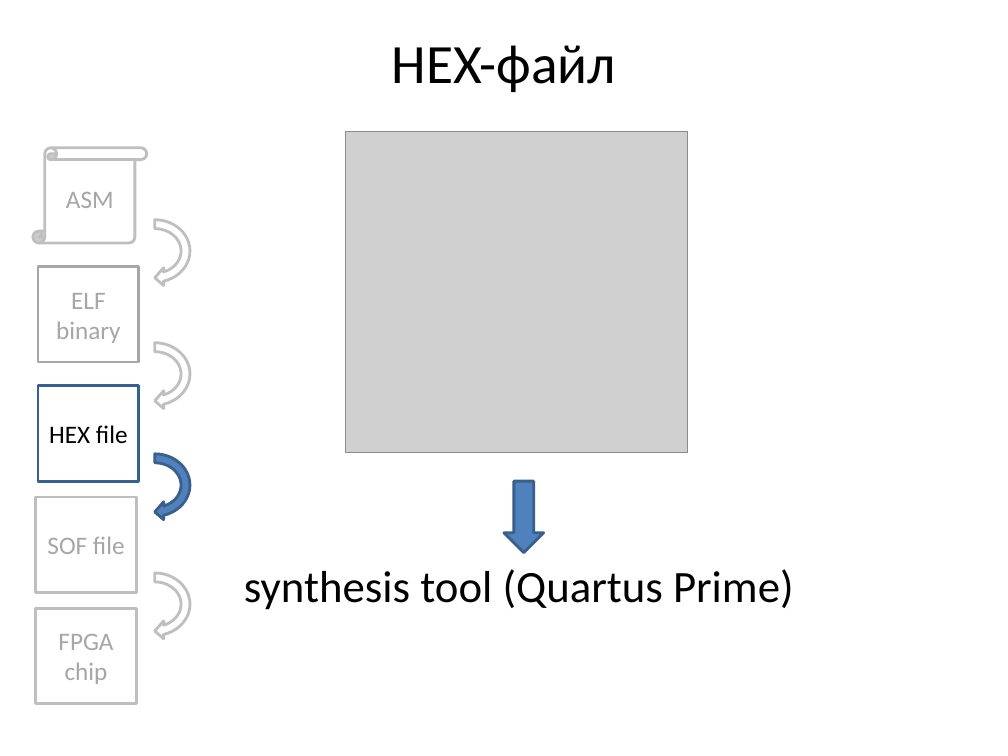
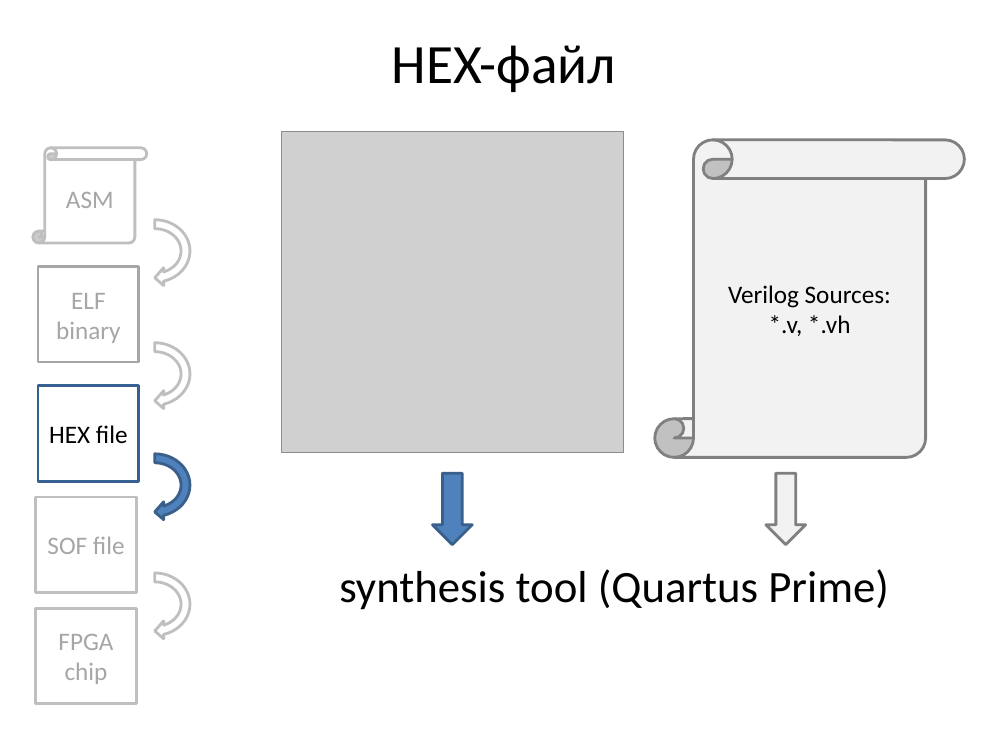
Before and after one commit to MIPSfpga/schoolMIPS, a slide deck: slide 60 of doc/src/20170816_schoolMIPS_slides_rus.pptx. Drawn at 1008x756 pixels with LibreOffice and Linux fonts; fonts in the diff are those of the drawing; grey boxes stand for pictures. Boxes give left, top, right and bottom in pixels: in the first picture for what was removed or moved away, otherwise in the second. Text is boxed around its words. In the diff, an @@ line names an element or a change of style, - is before the commit and + after.

Commit message:
slides update

```diff
--- a/doc/src/20170816_schoolMIPS_slides_rus.pptx
+++ b/doc/src/20170816_schoolMIPS_slides_rus.pptx
@@ picture: place and size @@
-picture at (346,132,688,453)
+picture at (282,132,625,453)
@@ vertical scroll added at (655,140,965,458), fill #F2F2F2, outline #808080 2 pt, 18 pt, text #000000 @@
+Verilog Sources:
+*.v, *.vh
@@ down arrow: place and size @@
-down arrow at (504,481,543,552)
+down arrow at (432,473,472,544)
@@ down arrow added at (766,473,805,544), fill #F2F2F2, outline #808080 2 pt @@
@@ text "synthesis tool (Quartus Prime)": place and size @@
-text "synthesis tool (Quartus Prime)" at (244,569,794,610)
+text "synthesis tool (Quartus Prime)" at (339,569,889,610)
```
Also in this commit, not shown: 21 other slides changed, 1 other file.
